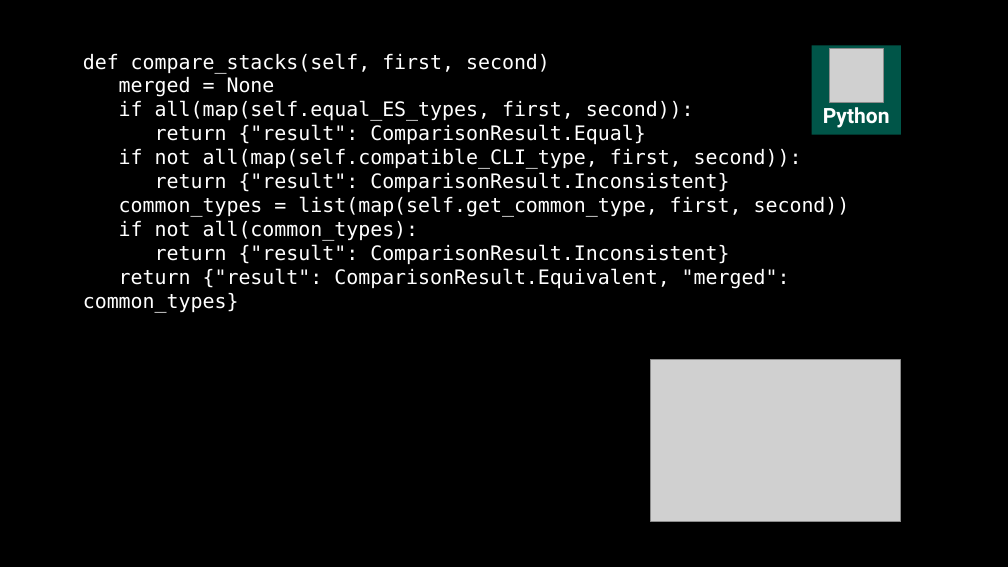
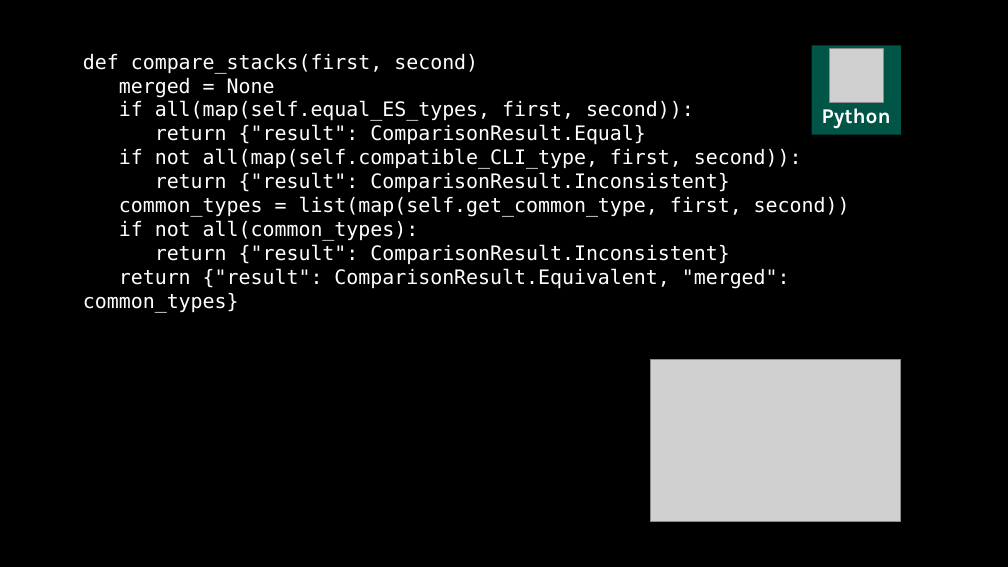
Before and after one commit to kontur-courses/clean-code, a slide deck: slide 67 of clean-code-black.pptx. Drawn at 1008x567 pixels with LibreOffice and Linux fonts; fonts in the diff are those of the drawing; grey boxes stand for pictures. Boxes give left, top, right and bottom in pixels: in the first picture for what was removed or moved away, otherwise in the second. Text is boxed around its words. In the diff, an @@ line names an element or a change of style, - is before the commit and + after.

```diff
--- a/clean-code-black.pptx
+++ b/clean-code-black.pptx
@@ text at (83, 54, 478, 74): text changed @@
-def compare_stacks(self, first, second)
+def compare_stacks(first, second)
@@ rectangle "Python" at (812, 45, 901, 135): font Roboto to Karla; fill #005548 to #005547 @@
```
Also in this commit, not shown: 75 other slides changed, 1 other file.
